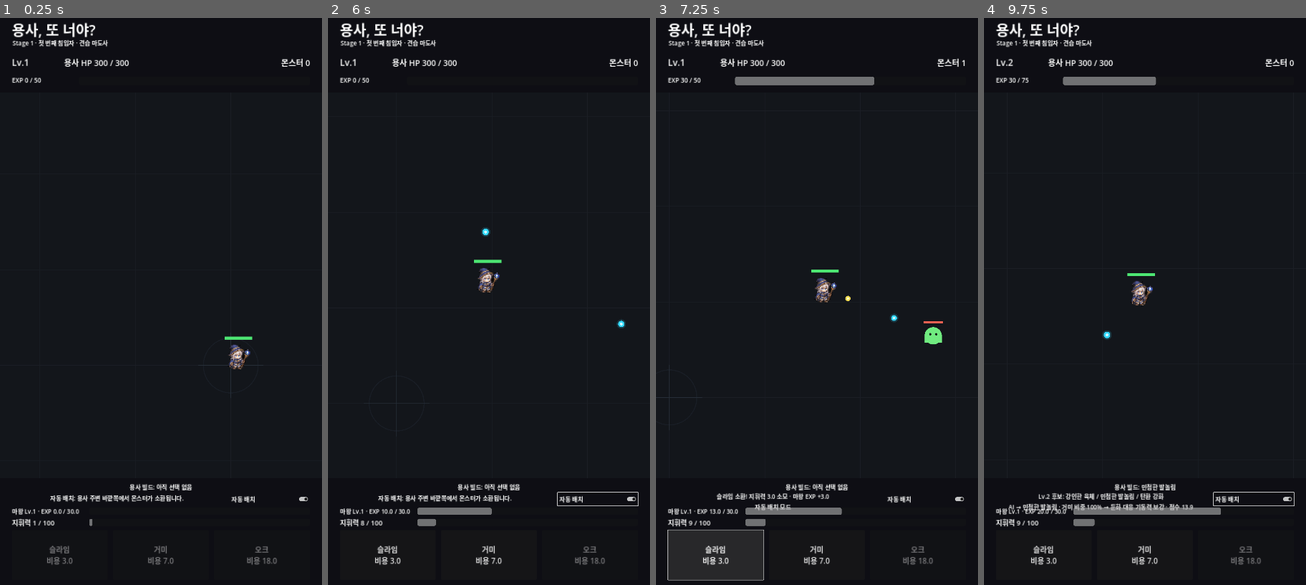
Above: before the commit, frames 1-4 (left to right).
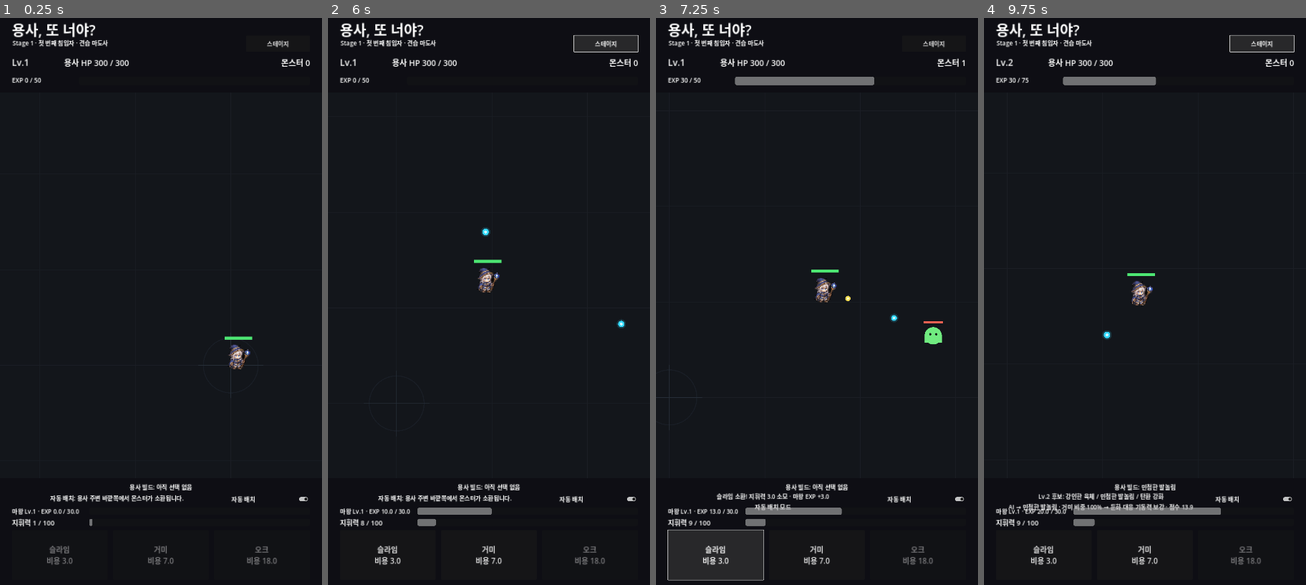
Above: after the commit, the same moments.

Repository: MinSung0732/Again-Hero-
Game: Godot game, scene res://src/main/Main.tscn
Same seed, same stepped clock (60 frames per second), same inputs: the game is played once before the commit and once after it.
Inputs (mouse positions are in pixels of both pictures, inside the frame that each line leads up to):
- Up to frame 1 (0.25 s): no input
- Up to frame 2 (6 s): click (604, 46) at 0.5 s, where only the run after the commit has a clickable "스테이지"; click "자동 배치" at 1.25 s; click "수동 배치" at 2 s; click "슬라임 비용 3.0" at 2.75 s; click "거미 비용 7.0" at 3.5 s; click "자동 배치" at 4.25 s; click "수동 배치" at 5 s; click (604, 46) at 5.75 s, where only the run after the commit has a clickable "스테이지"
- Up to frame 3 (7.25 s): click "슬라임 비용 3.0" at 6.5 s
- Up to frame 4 (9.75 s): click "거미 비용 7.0" at 7.25 s; click "자동 배치" at 8 s; click "수동 배치" at 8.75 s; click (1260, 46) at 9.5 s, where only the run after the commit has a clickable "스테이지"

The runs differ from the first frame. In frame 1, less than 0.1% of the frame differs, in the area x 82-90%, y 3-6%; in frame 2, 0.7%, in the area x 71-97%, y 3-87%; in frame 3, less than 0.1%; in frame 4, 0.7%.

Commit message:
ui: add stage select menu and research point display

Diff:
--- a/src/main/Main.tscn
+++ b/src/main/Main.tscn
@@ -50,7 +50,7 @@
 anchor_right = 1.0
 offset_bottom = 270.0
 grow_horizontal = 2
-mouse_filter = 2
+mouse_filter = 1
 color = Color(0.055, 0.058, 0.078, 0.98)
 
 [node name="Title" type="Label" parent="HUD/TopBar"]
@@ -64,10 +64,18 @@
 [node name="Subtitle" type="Label" parent="HUD/TopBar"]
 offset_left = 42.0
 offset_top = 86.0
-offset_right = 1038.0
+offset_right = 805.0
 offset_bottom = 124.0
 theme_override_font_sizes/font_size = 20
 text = "Stage 1 · 첫 번째 침입자 · 견습 마도사"
+
+[node name="StageMenuButton" type="Button" parent="HUD/TopBar"]
+offset_left = 825.0
+offset_top = 78.0
+offset_right = 1040.0
+offset_bottom = 132.0
+theme_override_font_sizes/font_size = 20
+text = "스테이지"
 
 [node name="HeroLevel" type="Label" parent="HUD/TopBar"]
 offset_left = 40.0
@@ -217,6 +225,61 @@
 size_flags_horizontal = 3
 theme_override_font_sizes/font_size = 25
 text = "오크\n비용 18"
+
+[node name="StageSelectPanel" type="PanelContainer" parent="HUD"]
+visible = false
+anchors_preset = 8
+anchor_left = 0.5
+anchor_top = 0.5
+anchor_right = 0.5
+anchor_bottom = 0.5
+offset_left = -440.0
+offset_top = -510.0
+offset_right = 440.0
+offset_bottom = 510.0
+grow_horizontal = 2
+grow_vertical = 2
+
+[node name="Margin" type="MarginContainer" parent="HUD/StageSelectPanel"]
+layout_mode = 2
+theme_override_constants/margin_left = 46
+theme_override_constants/margin_top = 42
+theme_override_constants/margin_right = 46
+theme_override_constants/margin_bottom = 42
+
+[node name="VBox" type="VBoxContainer" parent="HUD/StageSelectPanel/Margin"]
+layout_mode = 2
+theme_override_constants/separation = 24
+
+[node name="Title" type="Label" parent="HUD/StageSelectPanel/Margin/VBox"]
+layout_mode = 2
+theme_override_font_sizes/font_size = 42
+text = "스테이지 선택"
+horizontal_alignment = 1
+
+[node name="ResearchPoints" type="Label" parent="HUD/StageSelectPanel/Margin/VBox"]
+layout_mode = 2
+theme_override_font_sizes/font_size = 25
+text = "연구 포인트 0"
+horizontal_alignment = 1
+
+[node name="Stage1Button" type="Button" parent="HUD/StageSelectPanel/Margin/VBox"]
+custom_minimum_size = Vector2(0, 210)
+layout_mode = 2
+theme_override_font_sizes/font_size = 24
+text = "Stage 1"
+
+[node name="Stage2Button" type="Button" parent="HUD/StageSelectPanel/Margin/VBox"]
+custom_minimum_size = Vector2(0, 210)
+layout_mode = 2
+theme_override_font_sizes/font_size = 24
+text = "Stage 2"
+
+[node name="CloseButton" type="Button" parent="HUD/StageSelectPanel/Margin/VBox"]
+custom_minimum_size = Vector2(0, 88)
+layout_mode = 2
+theme_override_font_sizes/font_size = 24
+text = "닫기"
 
 [node name="DemonAugmentPanel" type="PanelContainer" parent="HUD"]
 visible = false
@@ -332,6 +395,12 @@
 theme_override_font_sizes/font_size = 28
 text = "다음 스테이지"
 
+[node name="StageSelectResultButton" type="Button" parent="HUD/ResultPanel/Margin/VBox"]
+custom_minimum_size = Vector2(0, 90)
+layout_mode = 2
+theme_override_font_sizes/font_size = 26
+text = "스테이지 선택"
+
 [node name="RestartButton" type="Button" parent="HUD/ResultPanel/Margin/VBox"]
 custom_minimum_size = Vector2(0, 100)
 layout_mode = 2
